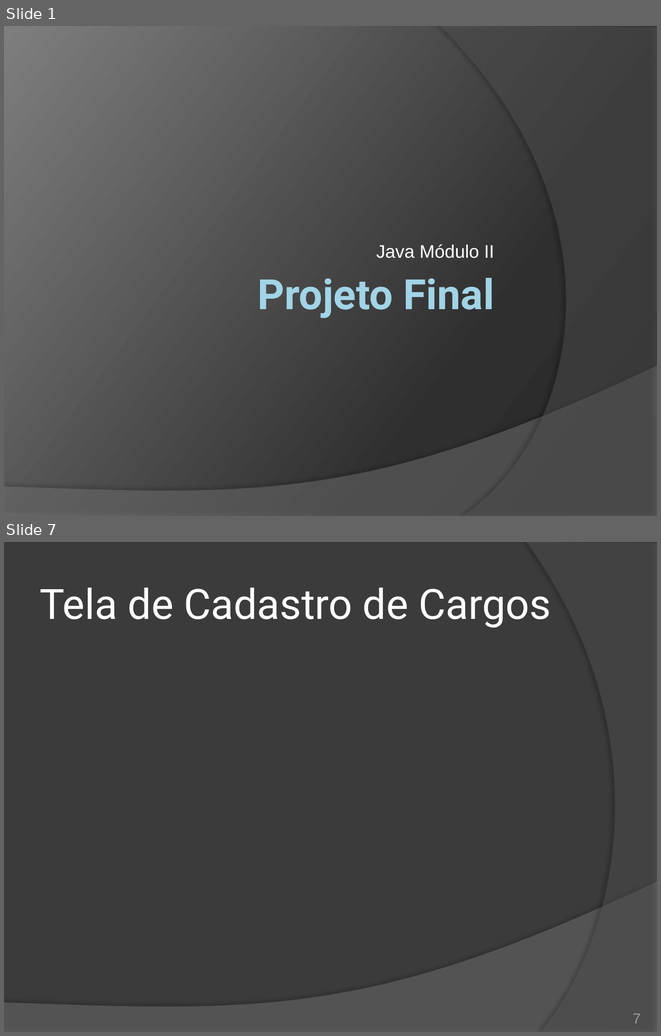
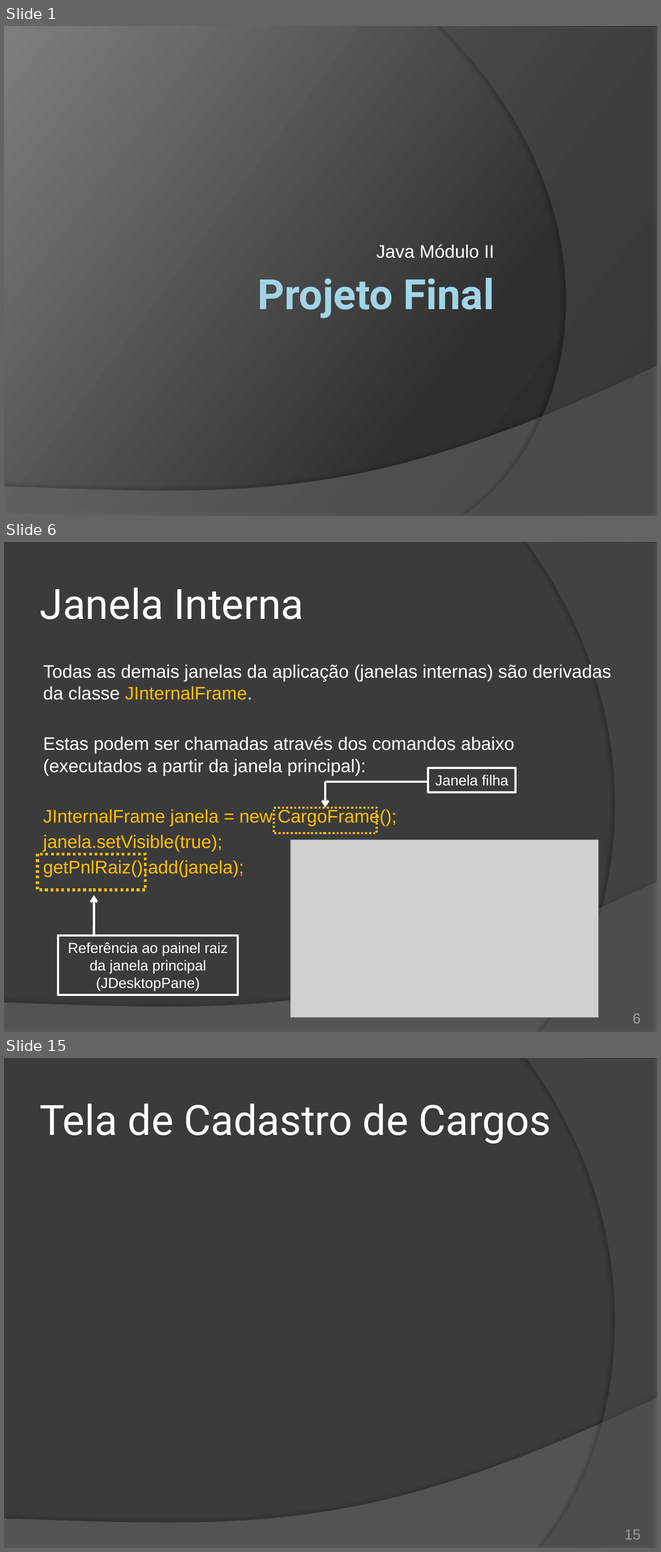
Before and after one commit to duchesqui/slzvieira-training, a slide deck: 2-Java-Programmer-Modulo-II/20.ProjetoFinal.pptx. Shown one above the other, each under a label of ours: slides 1 and 7 before the commit, slides 1, 6 and 15 after it; the slides between them are not shown. The pictures are 661x1036 and 661x1552 pixels, drawn with LibreOffice and Linux fonts; fonts in the diff are those of the drawing; grey boxes stand for pictures. Boxes give left, top, right and bottom in pixels: in the first picture for what was removed or moved away, otherwise in the second. Text is boxed around its words. In the diff, an @@ line names an element or a change of style, - is before the commit and + after.

```diff
--- a/2-Java-Programmer-Modulo-II/20.ProjetoFinal.pptx
+++ b/2-Java-Programmer-Modulo-II/20.ProjetoFinal.pptx
@@ slide 6 added at <box>4,542,657,1032</box>, background #3B3B3B; not listed: 2 template elements that a slide beside it also shows @@
@@ title added at <box>40,588,303,619</box>, 46 pt, text #FFFFFF @@
+Janela Interna
@@ text added at <box>43,664,611,877</box>, 20 pt, text #FFFFFF @@
+Todas as demais janelas da aplicação (janelas internas) são derivadas da classe JInternalFrame.
+Estas podem ser chamadas através dos comandos abaixo (executados a partir da janela principal):
+JInternalFrame janela = new CargoFrame();
+janela.setVisible(true);
+getPnlRaiz().add(janela);
@@ group added at <box>274,768,516,832</box>: 2 rectangles, 1 arrow, 1 line @@
+Janela filha
@@ picture added at <box>290,840,598,1017</box> @@
@@ rectangle added at <box>37,854,145,889</box>, outline #FFC000 3 pt dashed @@
@@ arrow added from (94, 936) to (94, 894), #FFFFFF 2.5 pt @@
@@ rectangle added at <box>58,935,238,995</box>, outline #FFFFFF 2.25 pt, 16 pt, text #FFFFFF @@
+Referência ao painel raiz da janela principal (JDesktopPane)
@@ page number added at <box>633,1013,641,1023</box>, 16 pt, text #9D9B9A @@
+6
@@ what was slide 7 is now slide 15 @@
@@ page number at <box>625,1529,641,1539</box>: text changed @@
-7
+15
```
Also in this commit, not shown: 4 slides changed, 8 other slides added, 1 slide removed, 6 other files.
